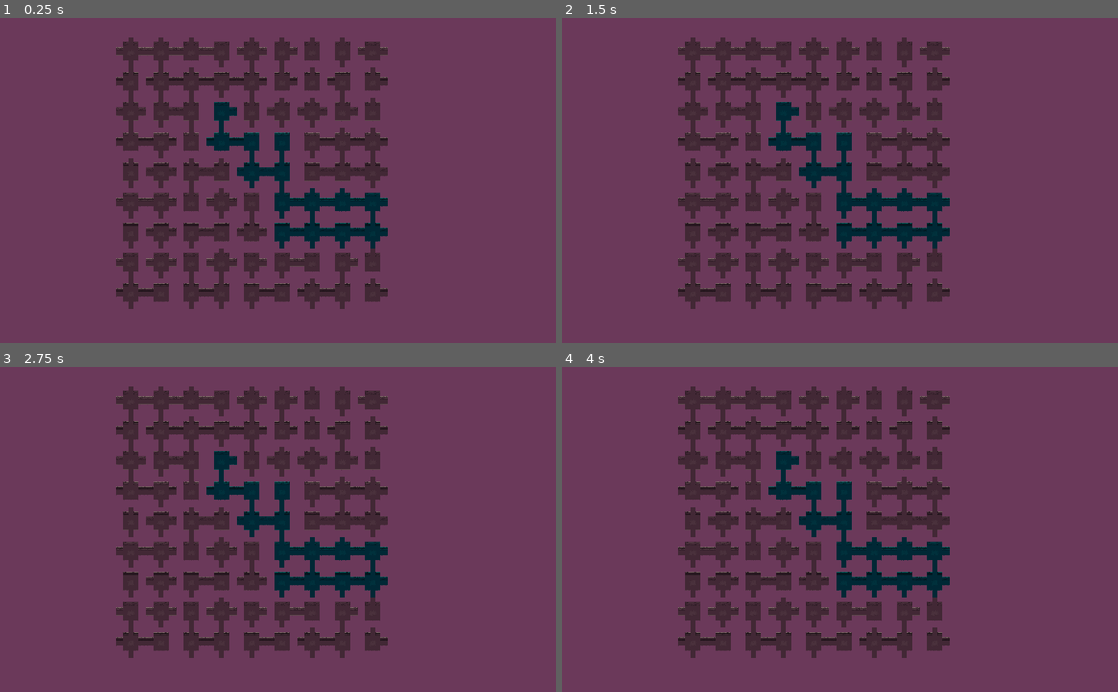
Above: before the commit, frames 1-4 (two rows, left to right).
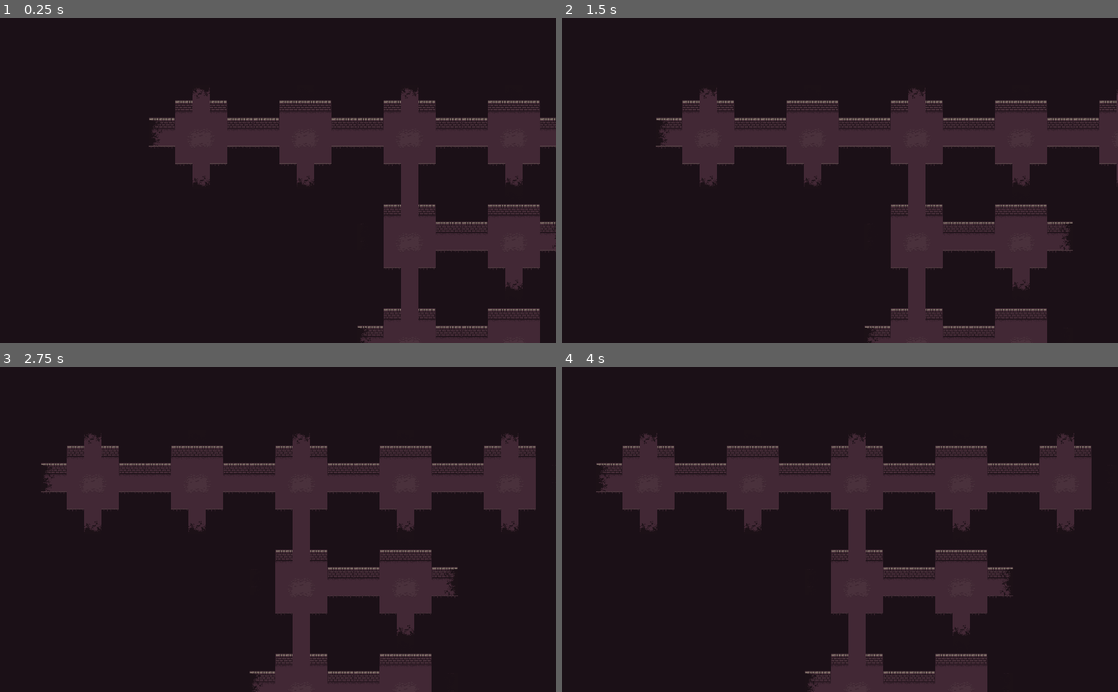
Above: after the commit, the same moments.

Repository: Ghosttown-sys/Living-Board
Game: Godot game, scene res://Game/Game_Play/gameplay.tscn
Same seed, same stepped clock (60 frames per second), same inputs: the game is played once before the commit and once after it. This scene is started directly instead of the project's main scene.
Inputs (mouse positions are in pixels of both pictures, inside the frame that each line leads up to):
- Up to frame 1 (0.25 s): no input
- Up to frame 2 (1.5 s): tap Enter (interact) at 0.5 s; move the mouse to (962, 164) at 0.52 s; hold D (ui_right) 0.53-1.25 s; hold Middle mouse button (drag_camera) 0.53-1.25 s; click (962, 164) at 0.67 s; drag from (728, 196) to (812, 245) at 1.27 s
- Up to frame 3 (2.75 s): tap Space at 2 s; move the mouse to (333, 458) at 2.02 s; hold D (ui_right) from 2.03 s (still down); tap S (to_down_camera) at 2.1 s; click (333, 458) at 2.17 s
- Up to frame 4 (4 s): release D (ui_right) at 2.75 s; drag from (812, 594) to (673, 480) at 2.77 s; tap Enter (interact) at 3.5 s; move the mouse to (1006, 578) at 3.52 s; tap Right (to_right_camera) at 3.6 s; click (1006, 578) at 3.67 s

The runs differ from the first frame. In frame 1, 97% of the frame differs, in the area x 0-100%, y 0-100%; in frame 2, 96%; in frame 3, 97%; in frame 4, 97%.

Commit message:
feat: added for and hidden rooms

Diff:
--- a/Game/Core/rooms/room.gd
+++ b/Game/Core/rooms/room.gd
@@ -12,19 +12,35 @@
 var coordinates : Vector2i;
 
 @onready var tilemap : TileMap = $Room_Tilemap
+"""
+Tilemap layers are:
+	0 : Base
+
+	1 : Left_Corridor
+	2 : Right_Corridor
+	3 : Top_Corridor
+	4 : Bottom_Corridor
+
+	5 : Left_Fog
+	6 : Right_Fog
+	7 : Top_Fog
+	8 : Bottom_Fog
+"""
+
 
 func _ready():
 	assign_random_openings()
 	update_visuals()
 
 func update_visuals():
-	# for each layer corridor of the tilemap
+	# for layers 1 to 4 (corridor layers)
 	for direction in range(1,5):
 		tilemap.set_layer_enabled(direction, openings.has(direction - 1));
 
 func get_room_pixel_size():
 	return tilemap.get_used_rect().size * tilemap.rendering_quadrant_size
 
+# At start, assign random openings to the room
 func assign_random_openings():
 	var directions : Array[Game_Manager.DIRECTION] = Game_Manager.ALL_DIRECTIONS.duplicate()
 	for i in range(randi() % directions.size()):
@@ -32,3 +48,8 @@
 		directions.remove_at(index)
 
 	openings = directions;
+
+# Renders or hide the fog between corridors
+func enable_corridor_fog(direction : Game_Manager.DIRECTION, enabled : bool):
+	var fog_layer = direction + 5;
+	tilemap.set_layer_enabled(fog_layer, enabled);
--- a/Game/Core/rooms/room.tscn
+++ b/Game/Core/rooms/room.tscn
@@ -19,3 +19,11 @@
 layer_3/tile_data = PackedInt32Array(-327681, 131073, 3, -262145, 131073, 3, -196609, 131073, 3, -131073, 131073, 3, -393216, 131073, 3, -327680, 131073, 3, -262144, 131073, 3, -196608, 131073, 3)
 layer_4/name = "Bottom_Corridor"
 layer_4/tile_data = PackedInt32Array(262143, 131073, 3, 327679, 131073, 3, 393215, 131073, 3, 196608, 131073, 3, 262144, 131073, 3, 327680, 131073, 3)
+layer_5/name = "Left_Fog"
+layer_5/tile_data = PackedInt32Array(-65542, 655361, 7, -6, 655361, 8, -65541, 720897, 7, -5, 720897, 8, 65530, 655361, 7, 65531, 720897, 7)
+layer_6/name = "Right_Fog"
+layer_6/tile_data = PackedInt32Array(-131068, 786433, 7, -65532, 786433, 8, -131067, 851969, 7, -65531, 851969, 8, 4, 786433, 7, 5, 851969, 7)
+layer_7/name = "Top_Fog"
+layer_7/tile_data = PackedInt32Array(-327681, 524289, 7, -262145, 524289, 8, -393216, 589825, 7, -327680, 589825, 8)
+layer_8/name = "Bottom_Fog"
+layer_8/tile_data = PackedInt32Array(327679, 917505, 7, 393215, 917505, 8, 262144, 983041, 7, 327680, 983041, 8)
--- a/Game/Game_Play/board_manager.gd
+++ b/Game/Game_Play/board_manager.gd
@@ -17,6 +17,7 @@
 func create_new_room(room_scene,x, y):
 	# Create the room
 	var room_instance = room_scene.instantiate();
+	room_instance.visible = false
 	add_child(room_instance)
 	room_instance.coordinates = Vector2i(x,y)
 	# Position it on the grid
@@ -36,8 +37,7 @@
 func find_connected_rooms(room, visited_rooms):
 
 	visited_rooms.append(room)
-	room.modulate = Color.AQUA
-
+	room.visible = true
 	for direction in room.openings:
 		var next_room_coordinates = room.coordinates + Game_Manager.d2v[direction];
 		# Check if it's out of bound
@@ -46,6 +46,11 @@
 			return
 
 		var next_room = rooms[next_room_coordinates];
-		# if both ways are connected and was not visited yet, perform the recursion
-		if not visited_rooms.has(next_room) && next_room.openings.has(Game_Manager.opposite_direction[direction]):
-			find_connected_rooms(next_room, visited_rooms)
+
+		if next_room.openings.has(Game_Manager.opposite_direction[direction]):
+			# Disable fog between corridors if both ways are connected
+			room.enable_corridor_fog(direction, false)
+			next_room.enable_corridor_fog(Game_Manager.opposite_direction[direction], false)
+			# if it was not visited yet, perform the recursion
+			if not visited_rooms.has(next_room):
+				find_connected_rooms(next_room, visited_rooms)
--- a/Game/Game_Play/gameplay.tscn
+++ b/Game/Game_Play/gameplay.tscn
@@ -6,10 +6,17 @@
 
 [node name="Board" type="Node2D"]
 script = ExtResource("1_lwgv5")
-board_height = 9
-board_width = 9
+board_height = 5
+board_width = 5
 room_template = ExtResource("1_evmpu")
 
+[node name="ColorRect" type="ColorRect" parent="."]
+offset_left = -2152.0
+offset_top = -2061.0
+offset_right = 3848.0
+offset_bottom = 3939.0
+color = Color(0.105882, 0.0627451, 0.0901961, 1)
+
 [node name="Camera" parent="." instance=ExtResource("2_u2pjn")]
-offset = Vector2(1200, 2.08165e-12)
-zoom = Vector2(0.29, 0.29)
+limit_offset = 2
+camera_speed = 3
--- a/project.godot
+++ b/project.godot
@@ -147,6 +147,8 @@
 drag_camera={
 "deadzone": 0.5,
 "events": [Object(InputEventMouseButton,"resource_local_to_scene":false,"resource_name":"","device":-1,"window_id":0,"a …(253 unchanged characters)…
+, Object(InputEventMouseButton,"resource_local_to_scene":false,"resource_name":"","device":-1,"window_id":0,"alt_pressed":false,"shift_pressed":false,"ctrl_pressed":false,"meta_pressed":false,"button_mask":0,"position":Vector2(0, 0),"global_position":Vector2(0, 0),"factor":1.0,"button_index":1,"canceled":false,"pressed":false,"double_click":false,"script":null)
+, Object(InputEventMouseButton,"resource_local_to_scene":false,"resource_name":"","device":-1,"window_id":0,"alt_pressed":false,"shift_pressed":false,"ctrl_pressed":false,"meta_pressed":false,"button_mask":1,"position":Vector2(907, 20),"global_position":Vector2(915, 100),"factor":1.0,"button_index":1,"canceled":false,"pressed":true,"double_click":false,"script":null)
 ]
 }
 
